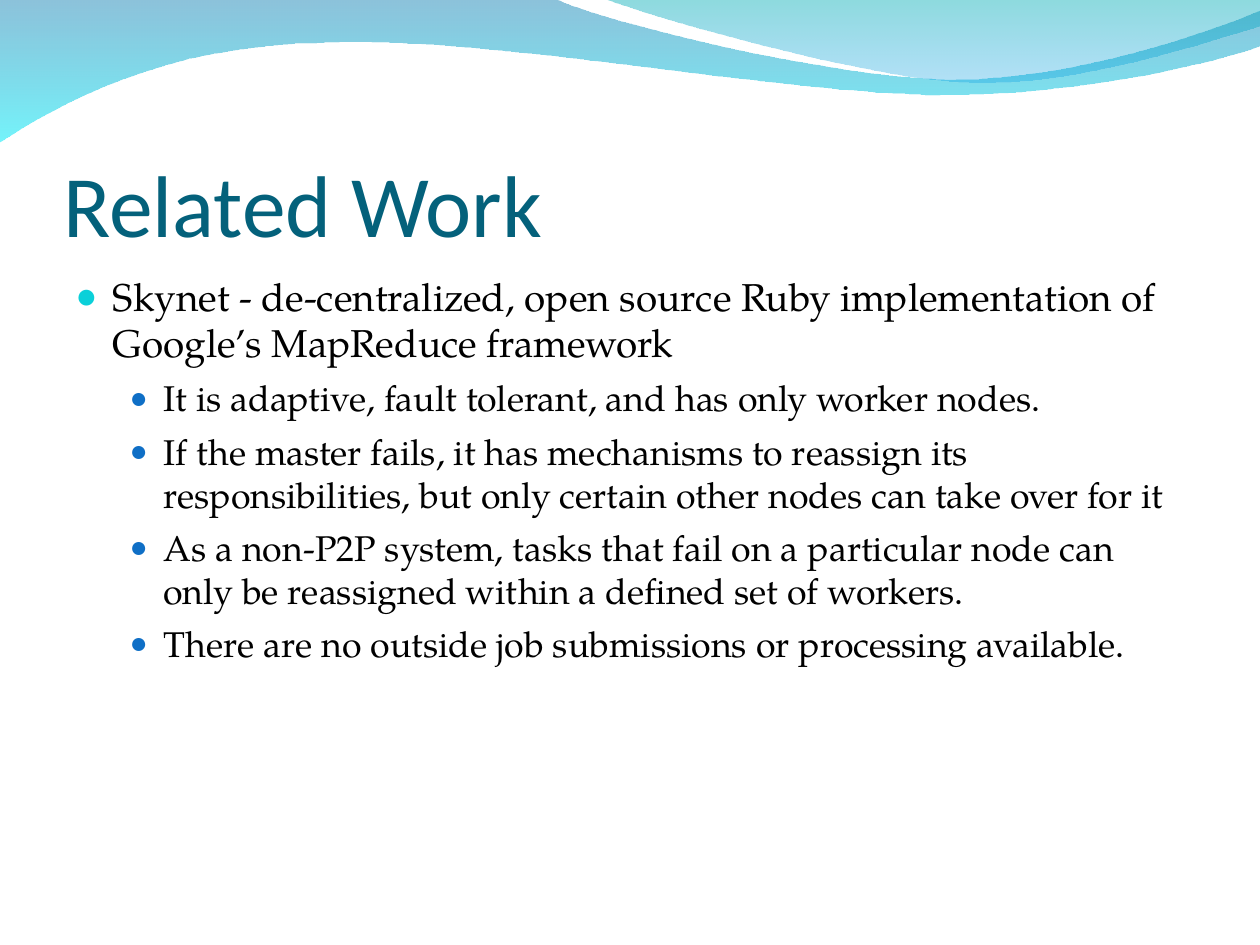
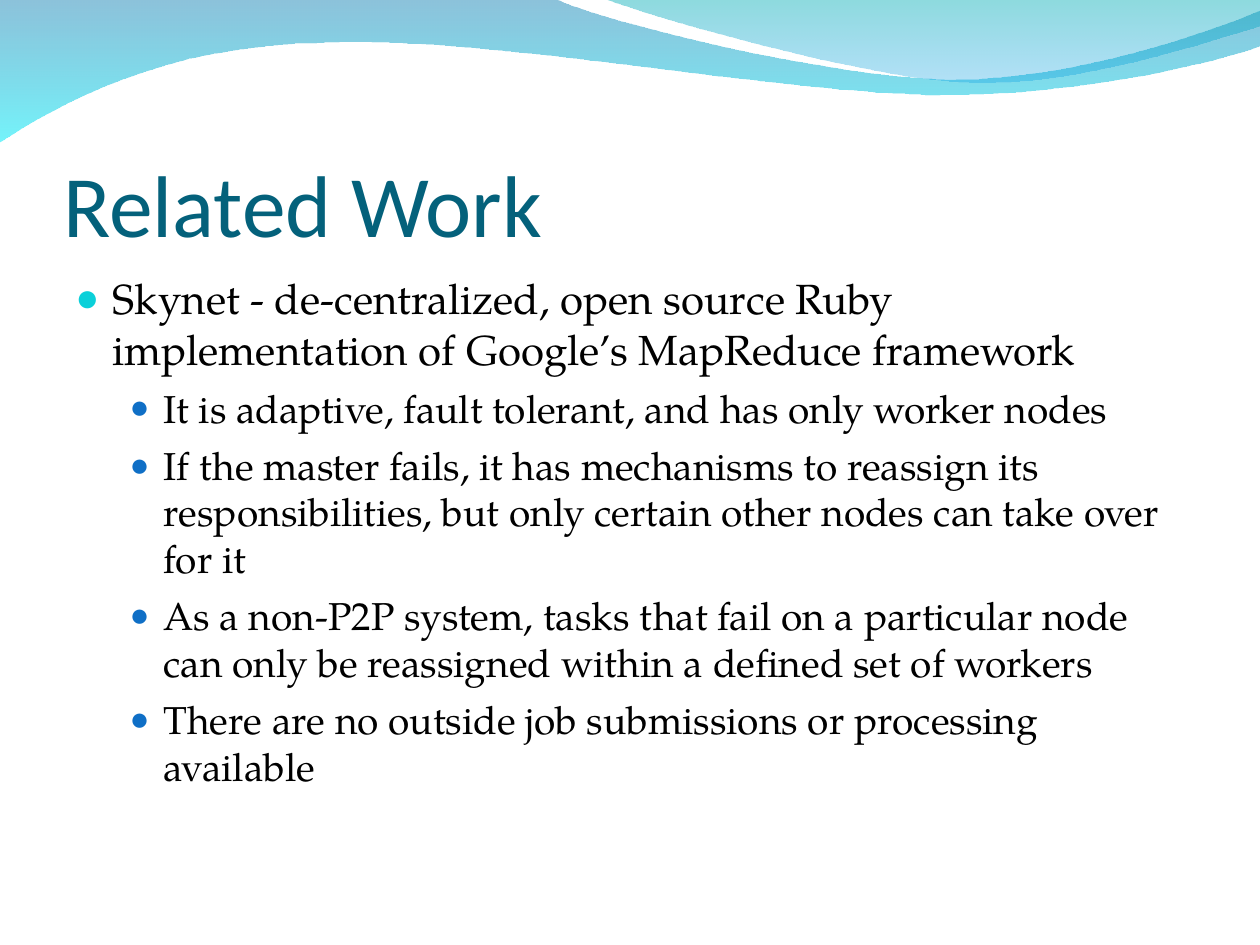
Before and after one commit to osecki/cs647, a slide deck: slide 35 of Documentation/Final Paper and Slides/MapReduce Final Presentation.ppt. Drawn at 1260x945 pixels with LibreOffice and Linux fonts; fonts in the diff are those of the drawing; background and template pictures are left out. Boxes give left, top, right and bottom in pixels: in the first picture for what was removed or moved away, otherwise in the second. Text is boxed around its words. In the diff, an @@ line names an element or a change of style, - is before the commit and + after.

```diff
--- a/Documentation/Final Paper and Slides/MapReduce Final Presentation.ppt
+++ b/Documentation/Final Paper and Slides/MapReduce Final Presentation.ppt
@@ text at (x1=113, y1=283, x2=1159, y2=574): size 22.1 to 24.1 pt in "Skynet - de-centralized, open source Ruby implementation ..."; size 20.4 to 22.2 pt in "If the master fails, it has mechanisms ..." @@
@@ text at (x1=164, y1=394, x2=1108, y2=434): text changed; size 20.4 to 22.2 pt @@
-  ● It is adaptive, fault tolerant, and has only worker nodes.
+  ● It is adaptive, fault tolerant, and has only worker nodes
@@ text at (x1=164, y1=601, x2=1128, y2=782): text changed; size 20.4 to 22.2 pt @@
-  ● As a non-P2P system, tasks that fail on a particular node can only be reassigned within a defined set of workers.
-  ● There are no outside job submissions or processing available.
+  ● As a non-P2P system, tasks that fail on a particular node can only be reassigned within a defined set of workers
+  ● There are no outside job submissions or processing available
```
Also in this commit, not shown: 22 other slides changed, 5 other files.
